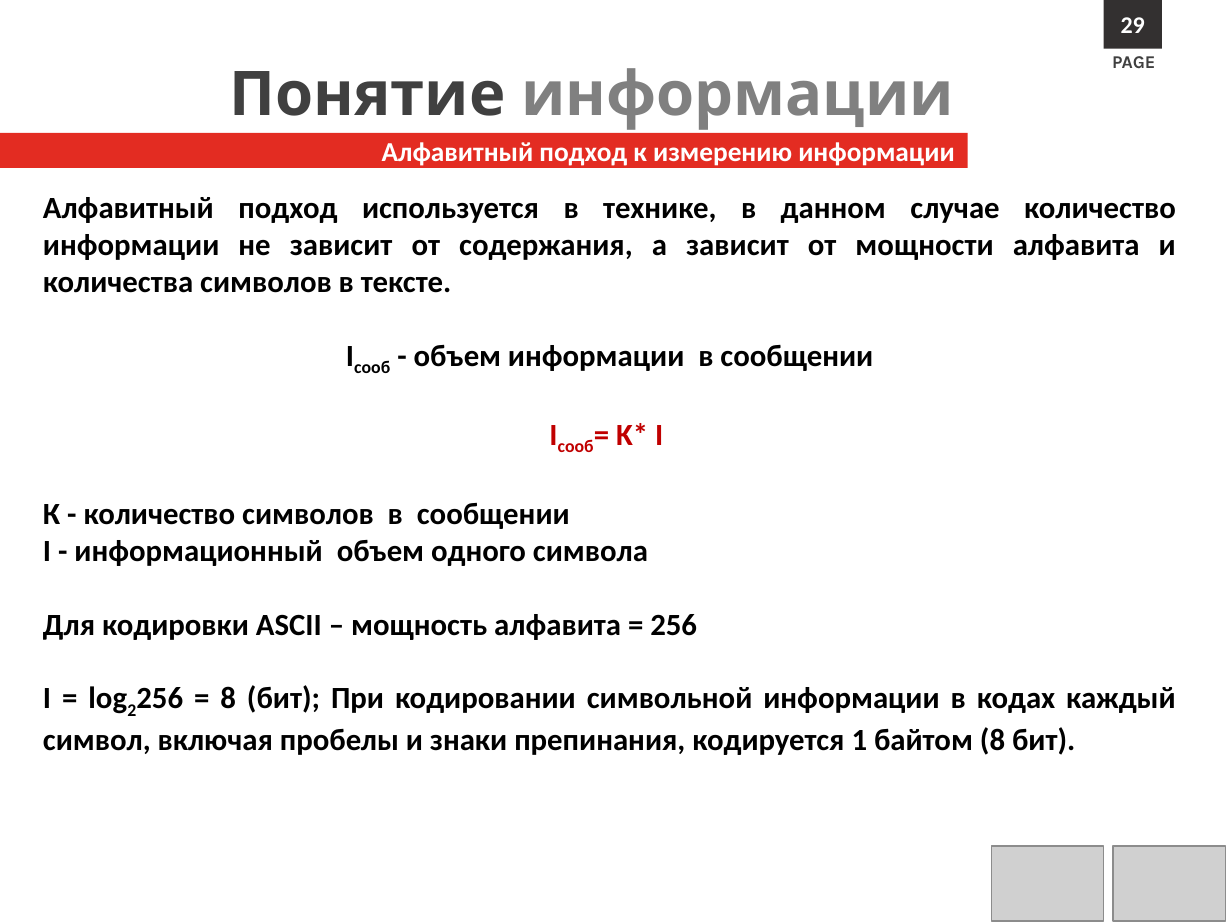
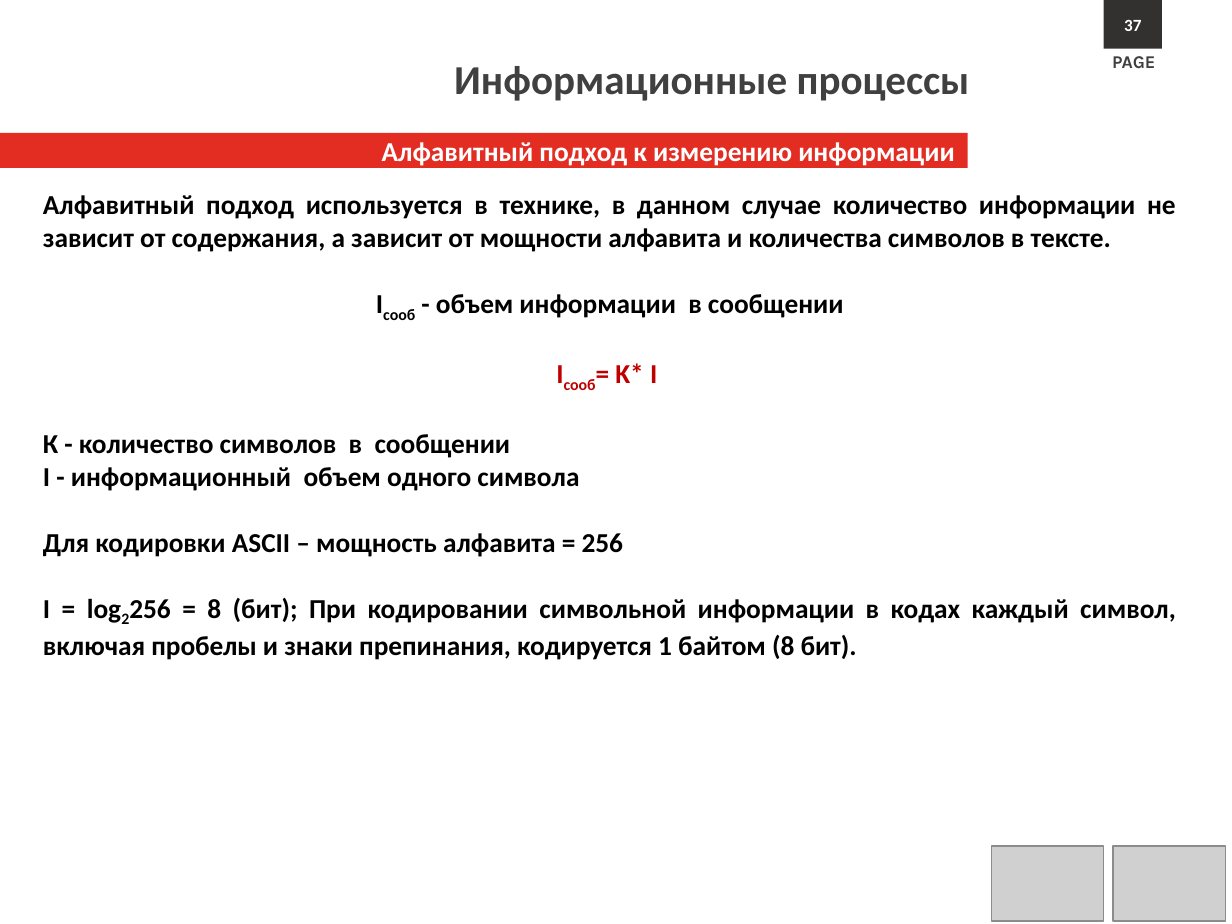
Before and after one commit to s1211001142/computer_science_course, a slide deck: slide 37 of Lectures/Л1.Информационные процессы.pptx (slide 30 before the commit). Drawn at 1232x924 pixels with LibreOffice and Linux fonts; fonts in the diff are those of the drawing; grey boxes stand for pictures; background and template pictures are left out. Boxes give left, top, right and bottom in pixels: in the first picture for what was removed or moved away, otherwise in the second. Text is boxed around its words. In the diff, an @@ line names an element or a change of style, - is before the commit and + after.

```diff
--- a/Lectures/Л1.Информационные процессы.pptx
+++ b/Lectures/Л1.Информационные процессы.pptx
@@ text in rectangle at (1124,20,1141,31): text changed; size 14 to 10 pt @@
-29
+37
@@ text at (454,66,970,101): text changed; size 36 to 24 pt; font Karla to Calibri; text colour #808080 to #404040 @@
-Понятие информации
+Информационные процессы
@@ text "Алфавитный подход используется в технике, ..." at (43,195,1176,660): size 18 to 16 pt @@
```
Also in this commit, not shown: 47 other slides changed, 7 slides added, 13 slides removed, 10 other files.
